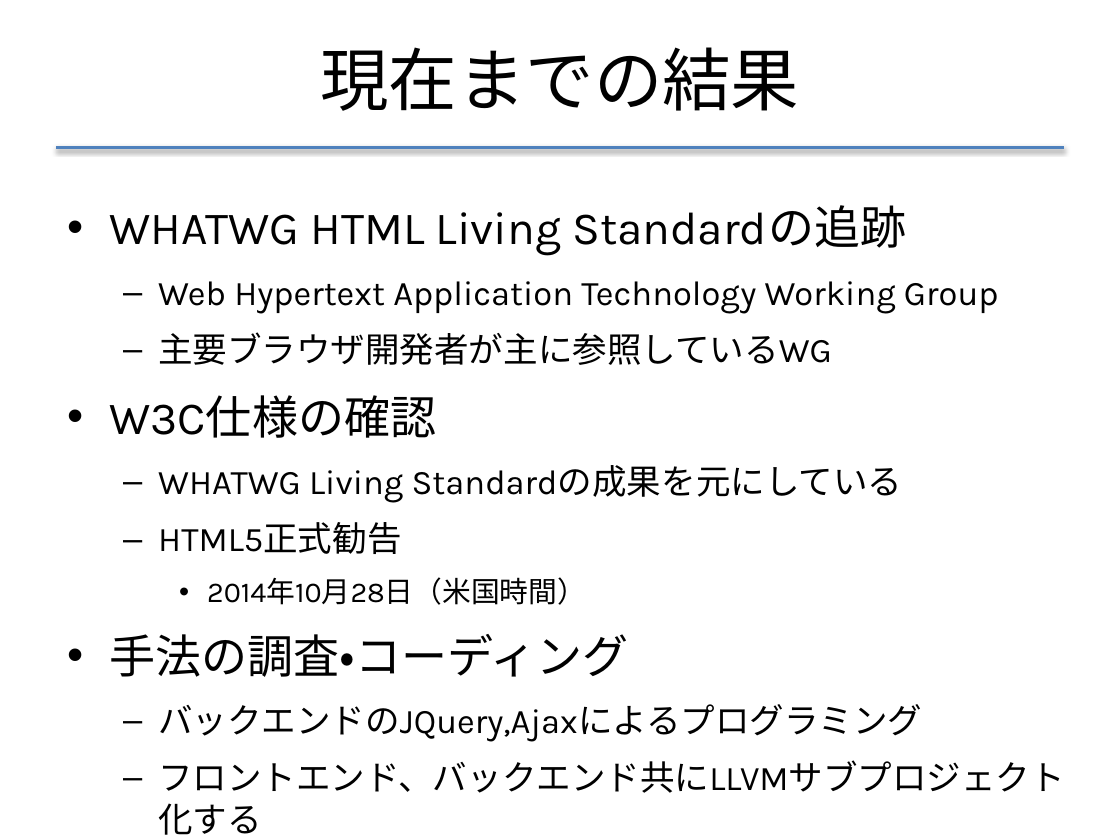
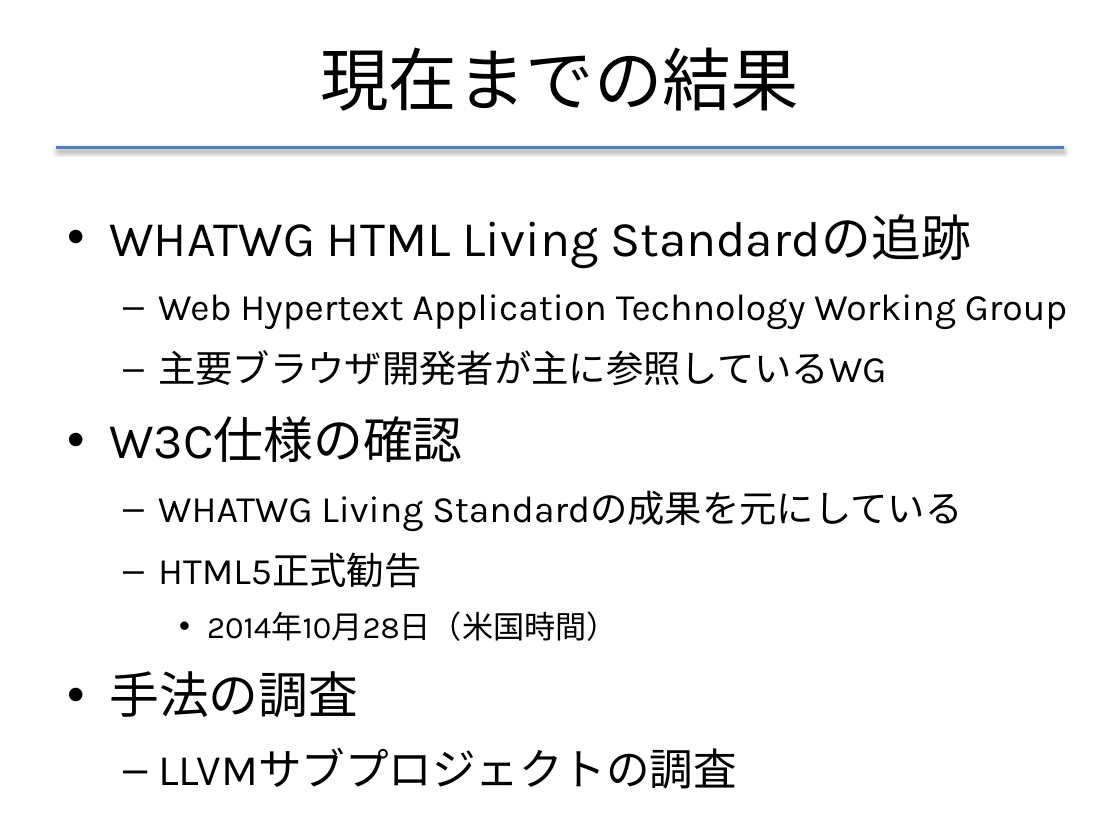
Before and after one commit to f-akazawa/akaz_uecdevelop, a slide deck: slide 23 of doc/中間発表資料.pptx (slide 21 before the commit). Drawn at 1120x840 pixels with LibreOffice and Linux fonts; fonts in the diff are those of the drawing. Boxes give left, top, right and bottom in pixels: in the first picture for what was removed or moved away, otherwise in the second. Text is boxed around its words. In the diff, an @@ line names an element or a change of style, - is before the commit and + after.

Commit message:
一回目練習のコメントを受けて修正
LLVMの説明、V1野やMT野では細かい処理がたくさんあるのでざっくりと一個だけというイメージにさせないこと

```diff
--- a/doc/中間発表資料.pptx
+++ b/doc/中間発表資料.pptx
@@ text at [109, 214, 1067, 641]: size 29.6 to 32 pt in "WHATWG HTML Living Standardの追跡", "W3C仕様の確認"; size 22.2 to 24 pt in "Web Hypertext Application Technology Working Group", "主要ブラウザ開発者が主に参照しているWG", "WHATWG Living Standardの成果を元にしている", "HTML5正式勧告"; size 18.5 to 20 pt in "2014年10月28日（米国時間）"; line spacing 1.4 to 1.5 @@
@@ text at [109, 671, 737, 789]: text changed; size 22.2 to 28 pt @@
-• 手法の調査・コーディング
-  – バックエンドのJQuery,Ajaxによるプログラミング
-  – フロントエンド、バックエンド共にLLVMサブプロジェクト化する
+• 手法の調査
+  – LLVMサブプロジェクトの調査
```
Also in this commit, not shown: 10 other slides changed, 6 slides added.
